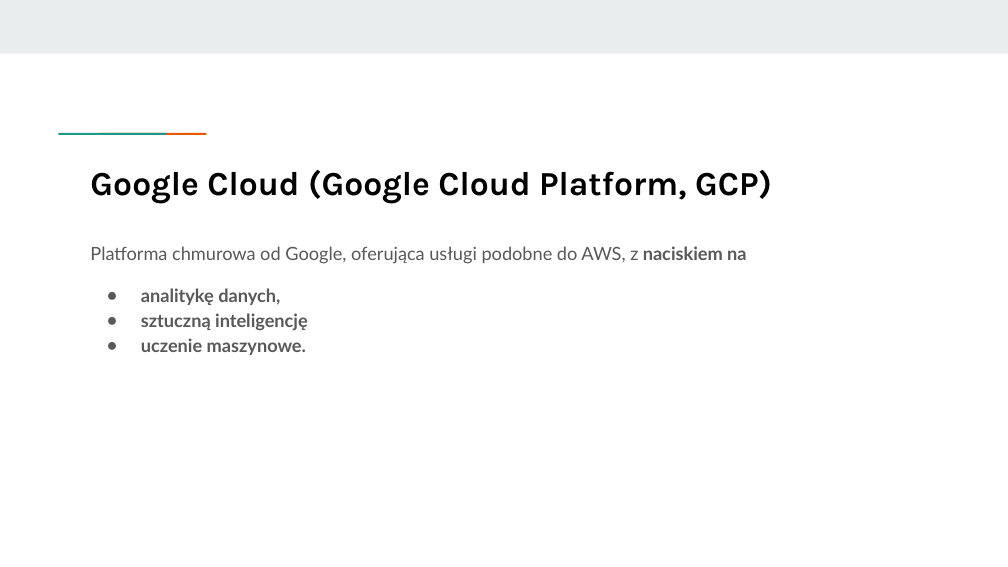
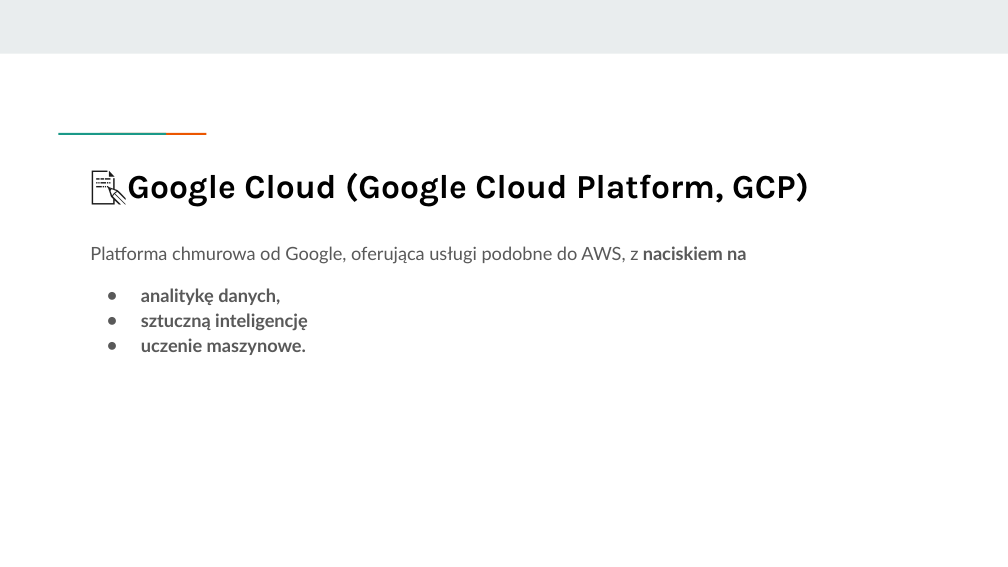
Before and after one commit to KasiaKasia/PRZEDMIOTY, a slide deck: slide 51 of ZASTOSOWANIE_INFORMATYKI/1A-gr_2/Zastosowanie informatyki - 1A gr. 2.pptx. Drawn at 1008x567 pixels with LibreOffice and Linux fonts; fonts in the diff are those of the drawing. Boxes give left, top, right and bottom in pixels: in the first picture for what was removed or moved away, otherwise in the second. Text is boxed around its words. In the diff, an @@ line names an element or a change of style, - is before the commit and + after.

```diff
--- a/ZASTOSOWANIE_INFORMATYKI/1A-gr_2/Zastosowanie informatyki - 1A gr. 2.pptx
+++ b/ZASTOSOWANIE_INFORMATYKI/1A-gr_2/Zastosowanie informatyki - 1A gr. 2.pptx
@@ title at bbox=[127, 173, 809, 207]: text changed @@
-Google Cloud (Google Cloud Platform, GCP)
+📝Google Cloud (Google Cloud Platform, GCP)
```
Also in this commit, not shown: 14 other slides changed, 3 other files.
